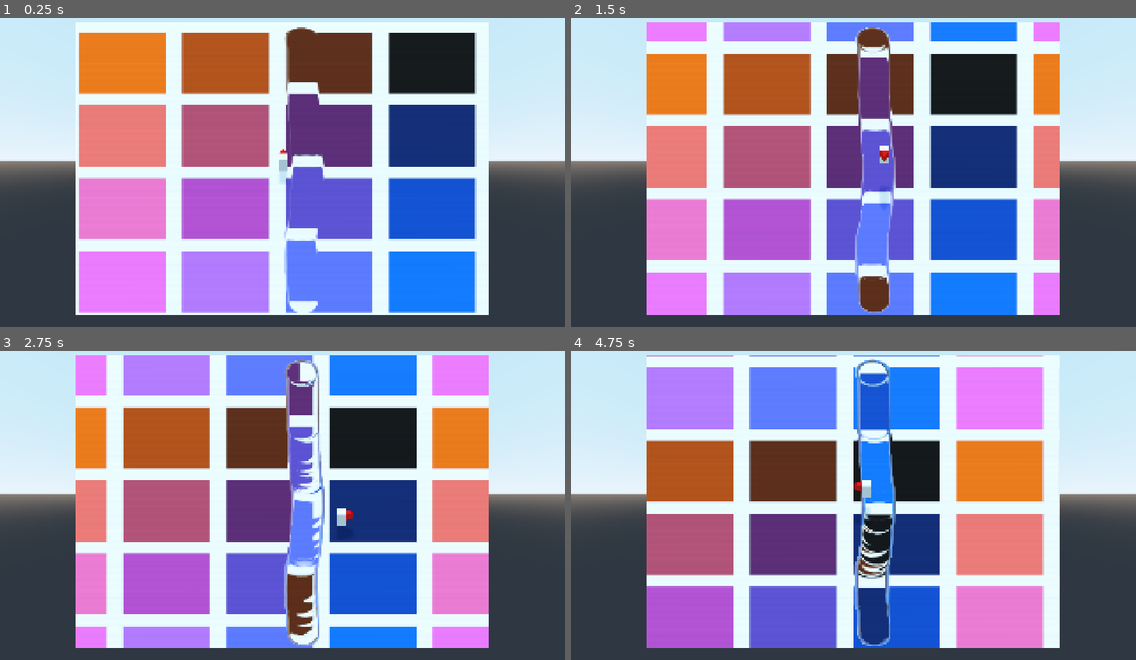
Above: before the commit, frames 1-4 (two rows, left to right).
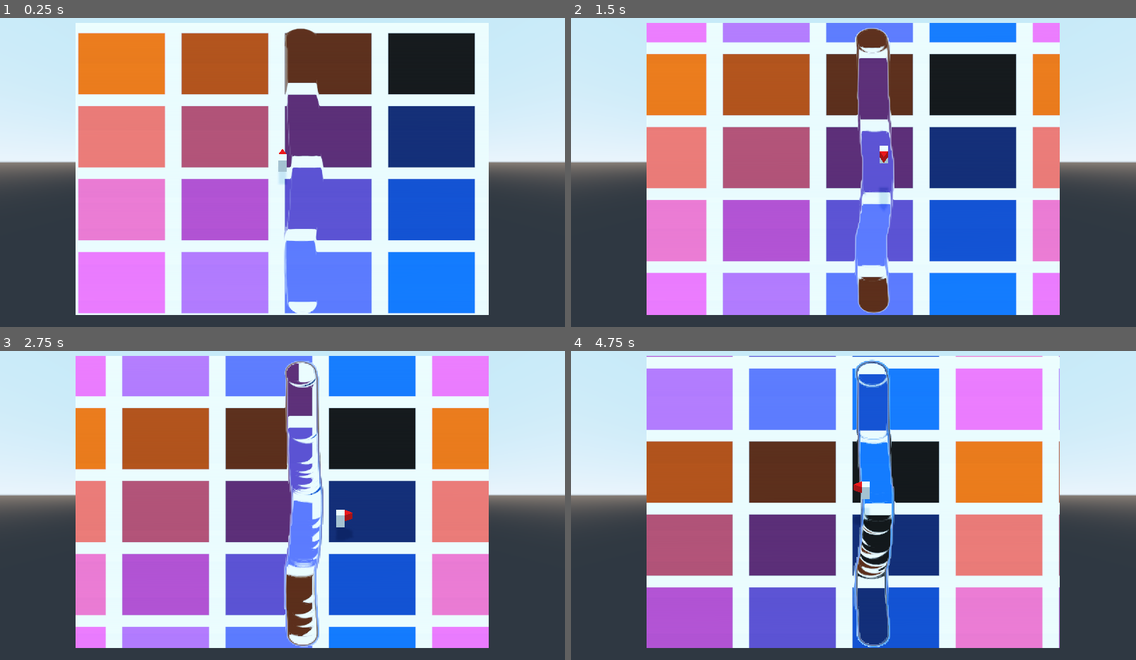
Above: after the commit, the same moments.

Repository: awkwardpolygons/cartographer
Game: Godot game, scene res://test.tscn
The game is run twice, just before and just after one commit, with the same random seed, the same clock (stepped at 60 frames per second) and the same inputs.
Inputs:
- Up to frame 1 (0.25 s): no input
- Up to frame 2 (1.5 s): hold D (move_right) 0.53-1.28 s; tap Space (move_jump) at 0.77 s; hold S (move_backward) from 1.28 s (still down)
- Up to frame 3 (2.75 s): tap Space (move_jump) at 1.52 s; release S (move_backward) at 2.03 s; hold D (move_right) from 2.03 s (still down)
- Up to frame 4 (4.75 s): release D (move_right) at 2.78 s; hold W (move_forward) 2.78-3.53 s; tap Space (move_jump) at 3.02, 3.77, 4.52 s; hold A (move_left) from 3.53 s (still down)

The runs differ from the first frame. In frame 1, 4.2% of the frame differs, in the area x 0-100%, y 1-96%; in frame 2, 4.2%; in frame 3, 4.8%; in frame 4, 5.4%, in the area x 0-100%, y 1-97%.

Commit message:
Update shaders

Diff:
--- a/flowmap_shader.tres
+++ b/flowmap_shader.tres
@@ -1,47 +1,47 @@
 [gd_resource type="VisualShader" load_steps=12 format=2]
 
-[sub_resource type="VisualShaderNodeInput" id=5]
+[sub_resource type="VisualShaderNodeInput" id=1]
 input_name = "uv"
+
+[sub_resource type="VisualShaderNodeVectorOp" id=2]
+output_port_for_preview = 0
+default_input_values = [ 0, Vector3( 0, 0, 0 ), 1, Vector3( 0.5, 0.5, 0 ) ]
+operator = 1
+
+[sub_resource type="VisualShaderNodeInput" id=3]
+input_name = "time"
+
+[sub_resource type="VisualShaderNodeScalarFunc" id=4]
+function = 17
+
+[sub_resource type="VisualShaderNodeScalarOp" id=5]
+default_input_values = [ 0, 0.0, 1, 0.1 ]
+operator = 2
+
+[sub_resource type="VisualShaderNodeVectorOp" id=6]
+output_port_for_preview = 0
+default_input_values = [ 0, Vector3( 0, 0, 0 ), 1, Vector3( 1, 0, 0 ) ]
+operator = 2
 
 [sub_resource type="VisualShaderNodeVectorOp" id=7]
 output_port_for_preview = 0
 default_input_values = [ 0, Vector3( 0, 0, 0 ), 1, Vector3( 0.5, 0.5, 0 ) ]
-operator = 1
 
-[sub_resource type="VisualShaderNodeInput" id=8]
-input_name = "time"
-
-[sub_resource type="VisualShaderNodeScalarFunc" id=10]
-function = 17
-
-[sub_resource type="VisualShaderNodeScalarOp" id=11]
-default_input_values = [ 0, 0.0, 1, 0.1 ]
-operator = 2
-
-[sub_resource type="VisualShaderNodeVectorOp" id=12]
-output_port_for_preview = 0
-default_input_values = [ 0, Vector3( 0, 0, 0 ), 1, Vector3( 1, 0, 0 ) ]
-operator = 2
-
-[sub_resource type="VisualShaderNodeVectorOp" id=13]
-output_port_for_preview = 0
-default_input_values = [ 0, Vector3( 0, 0, 0 ), 1, Vector3( 0.5, 0.5, 0 ) ]
-
-[sub_resource type="VisualShaderNodeVectorOp" id=14]
+[sub_resource type="VisualShaderNodeVectorOp" id=8]
 output_port_for_preview = 0
 default_input_values = [ 0, Vector3( 2, -2, 0 ), 1, Vector3( 2, -2, 0 ) ]
 operator = 2
 
-[sub_resource type="VisualShaderNodeScalarOp" id=15]
+[sub_resource type="VisualShaderNodeScalarOp" id=9]
 default_input_values = [ 0, 0.0, 1, 1.0 ]
 operator = 2
 
-[sub_resource type="VisualShaderNodeTextureUniform" id=16]
+[sub_resource type="VisualShaderNodeTextureUniform" id=10]
 output_port_for_preview = 0
 uniform_name = "flowmap"
 texture_type = 1
 
-[sub_resource type="VisualShaderNodeTextureUniform" id=17]
+[sub_resource type="VisualShaderNodeTextureUniform" id=11]
 output_port_for_preview = 0
 uniform_name = "texture"
 texture_type = 1
--- a/test.tscn
+++ b/test.tscn
@@ -122,7 +122,8 @@
 }
 
 [node name="Pixelator2" type="ColorRect" parent="."]
-material = SubResource( 31 )
+visible = false
+material = SubResource( 8 )
 anchor_right = 1.0
 anchor_bottom = 1.0
 __meta__ = {
Not shown: 1 places in flowmap_shader.tres that only renumber resources
Not shown: 2 places in pixelate_shader.tres that only renumber resources
Not shown: 6 places in test.tscn that only renumber resources
